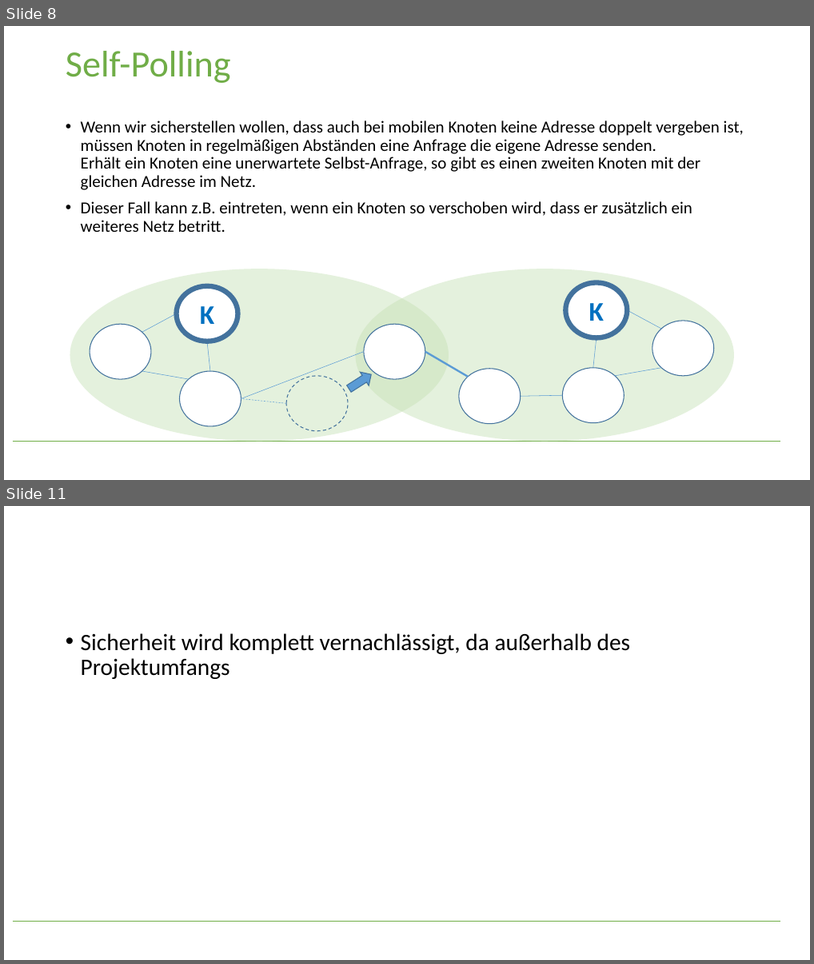
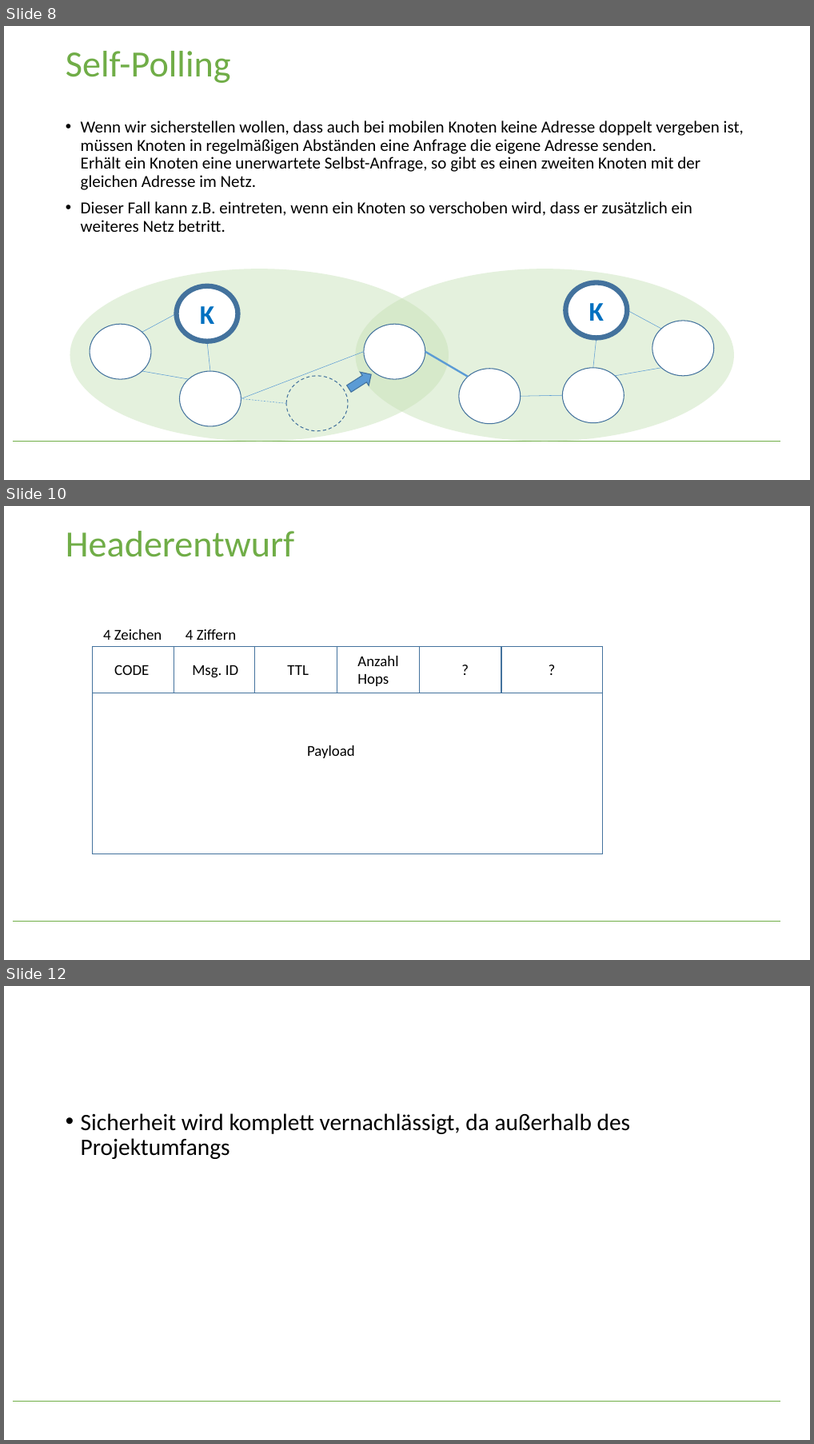
Before and after one commit to HTW-LowRateNet/Protocol, a slide deck: Protokoll für Multihop-Netzwerk.pptx. Shown one above the other, each under a label of ours: slides 8 and 11 before the commit, slides 8, 10 and 12 after it; the slides between them are not shown. The pictures are 814x964 and 814x1444 pixels, drawn with LibreOffice and Linux fonts; fonts in the diff are those of the drawing. Boxes give left, top, right and bottom in pixels: in the first picture for what was removed or moved away, otherwise in the second. Text is boxed around its words. In the diff, an @@ line names an element or a change of style, - is before the commit and + after.

```diff
--- a/Protokoll für Multihop-Netzwerk.pptx
+++ b/Protokoll für Multihop-Netzwerk.pptx
@@ slide 10 added at box(4, 506, 810, 960), background #FFFFFF; not listed: 1 template element that a slide beside it also shows @@
@@ title added at box(66, 531, 294, 557), 44 pt, text #70AD47 @@
+Headerentwurf
@@ rectangle added at box(92, 646, 603, 854), outline #43739E 1 pt @@
@@ rectangle added at box(92, 646, 603, 693), outline #43739E 1 pt @@
@@ rectangle added at box(92, 646, 174, 693), outline #43739E 1 pt @@
@@ text added at box(103, 629, 162, 640), 18 pt, text #000000 @@
+4 Zeichen
@@ rectangle added at box(174, 646, 255, 693), outline #43739E 1 pt @@
@@ text added at box(186, 629, 237, 640), 18 pt, text #000000 @@
+4 Ziffern
@@ rectangle added at box(255, 646, 338, 693), outline #43739E 1 pt @@
@@ rectangle added at box(338, 646, 420, 693), outline #43739E 1 pt @@
@@ rectangle added at box(420, 646, 502, 693), outline #43739E 1 pt @@
@@ rectangle added at box(502, 646, 603, 693), outline #43739E 1 pt @@
@@ text added at box(114, 664, 149, 675), 18 pt, text #000000 @@
+CODE
@@ text added at box(192, 665, 238, 678), 18 pt, text #000000 @@
+Msg. ID
@@ text added at box(287, 665, 309, 675), 18 pt, text #000000 @@
+TTL
@@ text added at box(358, 656, 398, 686), 18 pt, text #000000 @@
+Anzahl
+Hops
@@ text added at box(456, 657, 475, 681), 18 pt, text #000000 @@
+?
@@ text added at box(543, 657, 562, 681), 18 pt, text #000000 @@
+?
@@ text added at box(307, 745, 355, 758), 18 pt, text #000000 @@
+Payload
@@ what was slide 11 is now slide 12 @@
```
Also in this commit, not shown: 3 slides changed.
